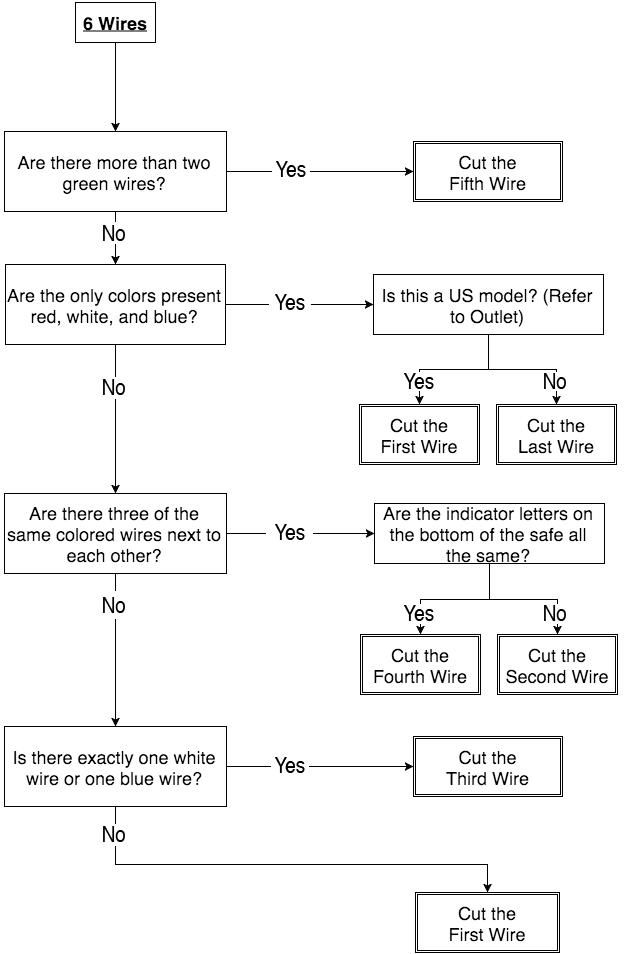
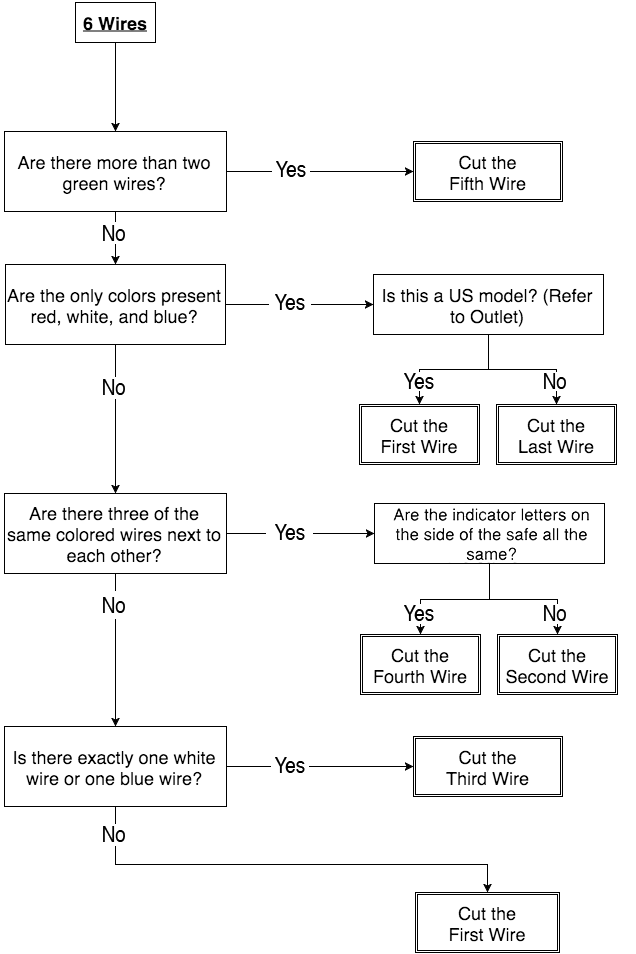
Revision of a layered 636×954 image; what changed, layer by layer:
added layer "Screen Shot 2015-10-16 at 6.28.37 PM" above "Layer 1" over [393, 508, 589, 561]
painted on "Layer 1" over [383, 507, 593, 562]
